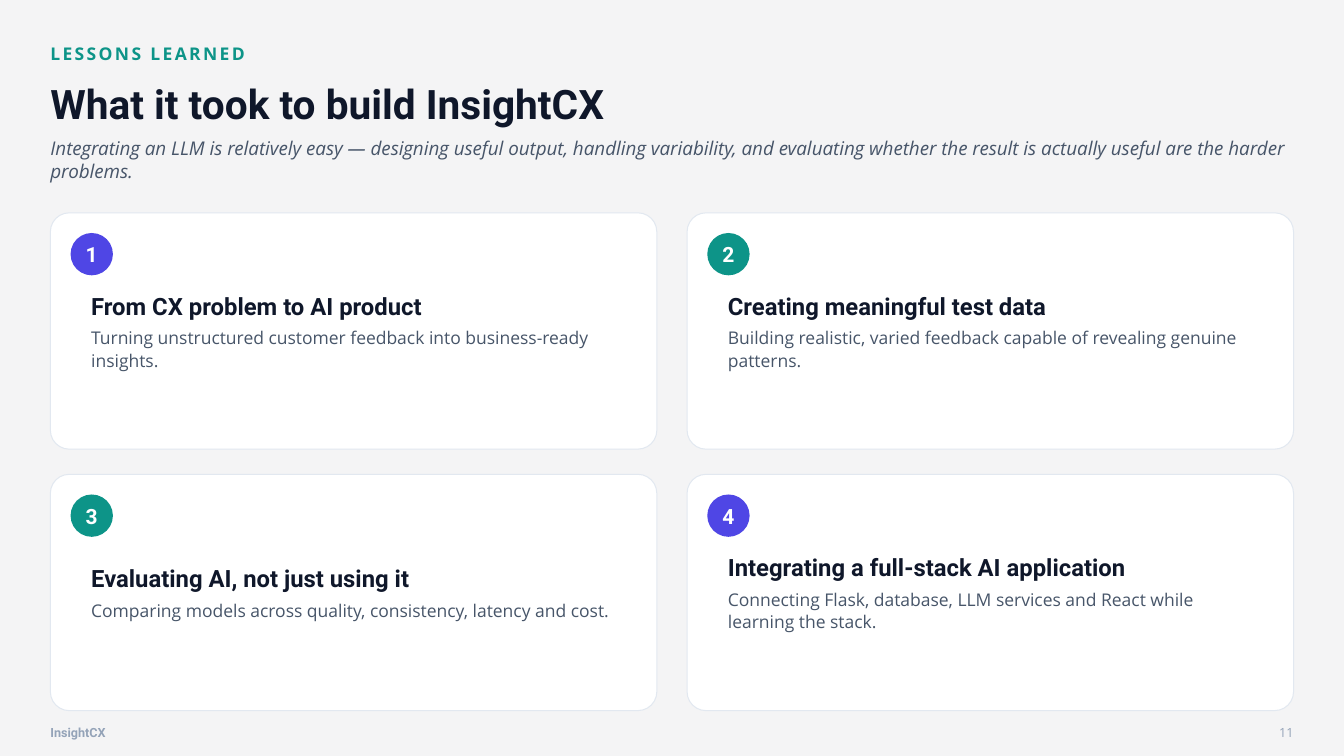
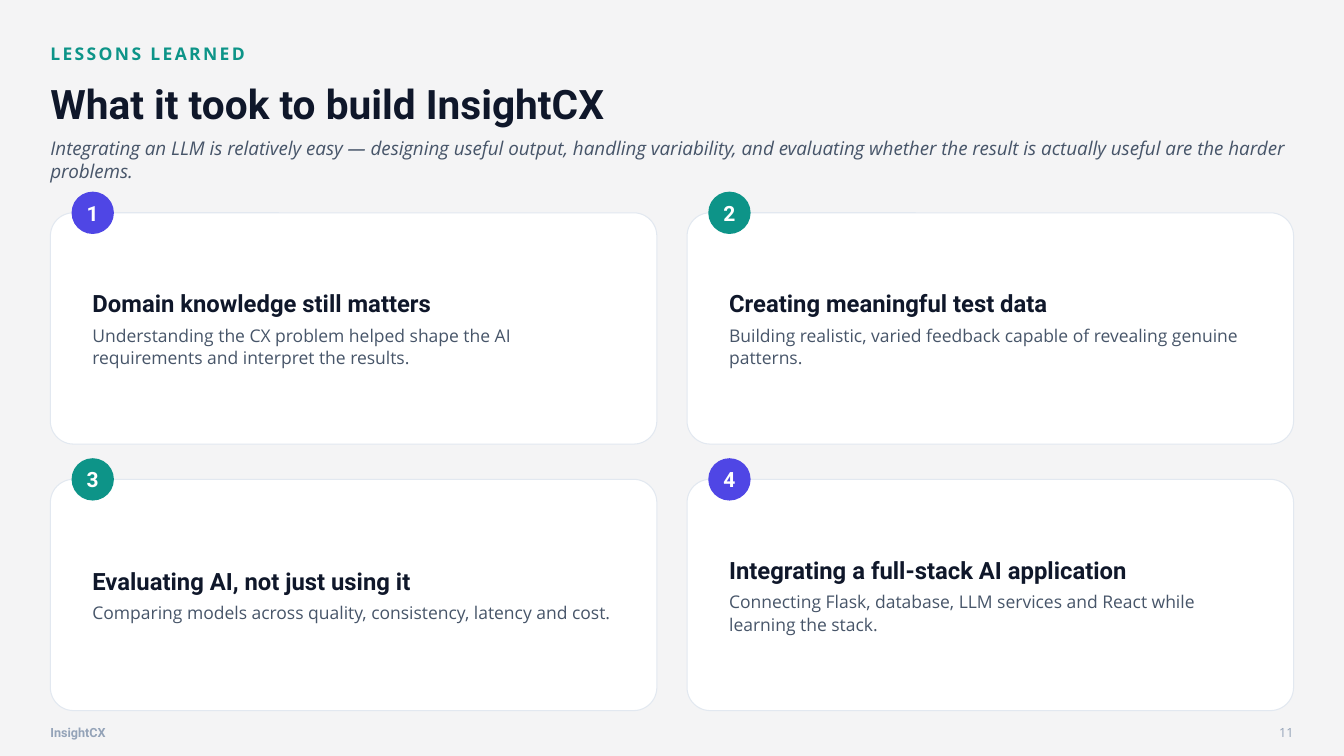
Before and after one commit to birgitt-thomsen/insight-cx, a slide deck: slide 11 of presentation/InsightCX_MVP.pptx. Drawn at 1344x756 pixels with LibreOffice and Linux fonts; fonts in the diff are those of the drawing. Boxes give left, top, right and bottom in pixels: in the first picture for what was removed or moved away, otherwise in the second. Text is boxed around its words. In the diff, an @@ line names an element or a change of style, - is before the commit and + after.

```diff
--- a/presentation/InsightCX_MVP.pptx
+++ b/presentation/InsightCX_MVP.pptx
@@ ellipse "1": place and size @@
-ellipse "1" at (71, 233, 113, 275)
+ellipse "1" at (72, 192, 114, 234)
@@ ellipse "2": place and size @@
-ellipse "2" at (708, 233, 750, 275)
+ellipse "2" at (709, 192, 751, 234)
@@ proportions changed in 4 elements at (688, 213, 1295, 444), (50, 480, 657, 711), (688, 480, 1295, 711), (50, 213, 657, 444) @@
@@ rounded rectangle "Domain knowledge still matters": place and size @@
-rounded rectangle "Domain knowledge still matters" at (50, 213, 657, 449)
+rounded rectangle "Domain knowledge still matters" at (50, 213, 657, 444)
@@ rounded rectangle "Creating meaningful test data": place and size @@
-rounded rectangle "Creating meaningful test data" at (688, 213, 1295, 449)
+rounded rectangle "Creating meaningful test data" at (688, 213, 1295, 444)
@@ text in rounded rectangle at (92, 294, 511, 368): text changed @@
-From CX problem to AI product
-Turning unstructured customer feedback into business-ready insights.
+Domain knowledge still matters
+Understanding the CX problem helped shape the AI requirements and interpret the results.
@@ ellipse "3": place and size @@
-ellipse "3" at (71, 495, 113, 537)
+ellipse "3" at (72, 459, 114, 501)
@@ ellipse "4": place and size @@
-ellipse "4" at (708, 495, 750, 537)
+ellipse "4" at (709, 459, 751, 501)
@@ rounded rectangle "Evaluating AI, not just using ...": place and size @@
-rounded rectangle "Evaluating AI, not just using ..." at (50, 475, 657, 711)
+rounded rectangle "Evaluating AI, not just using ..." at (50, 480, 657, 711)
@@ rounded rectangle "Integrating a full-stack AI application": place and size @@
-rounded rectangle "Integrating a full-stack AI application" at (688, 475, 1295, 711)
+rounded rectangle "Integrating a full-stack AI application" at (688, 480, 1295, 711)
```
Also in this commit, not shown: 8 other slides changed, 3 slides added, 3 slides removed, 1 other file.
